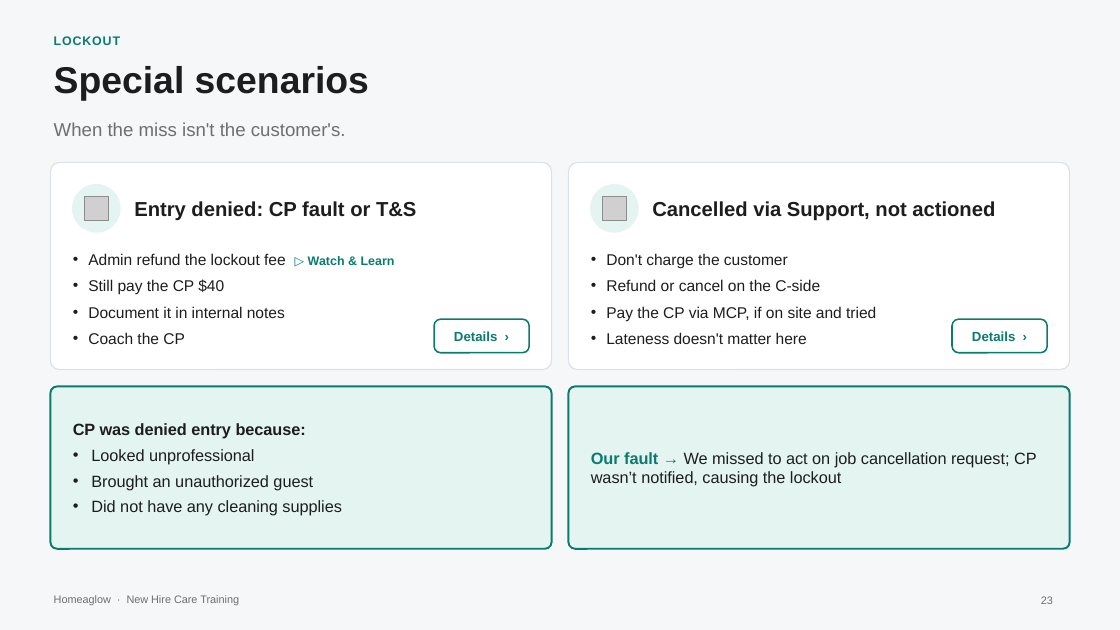
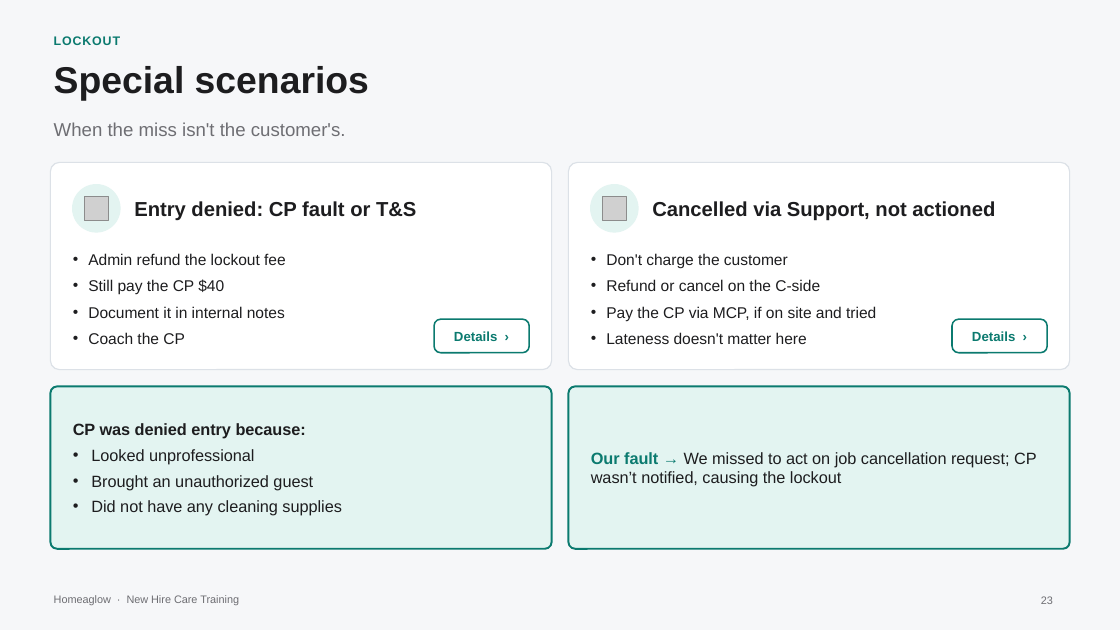
Before and after one commit to anjulimichelle/training, a slide deck: slide 23 of incorrect-info-lmc-lockout/incorrect-info-lmc-lockout.pptx. Drawn at 1120x630 pixels with LibreOffice and Linux fonts; fonts in the diff are those of the drawing; grey boxes stand for pictures. Boxes give left, top, right and bottom in pixels: in the first picture for what was removed or moved away, otherwise in the second. Text is boxed around its words. In the diff, an @@ line names an element or a change of style, - is before the commit and + after.

```diff
--- a/incorrect-info-lmc-lockout/incorrect-info-lmc-lockout.pptx
+++ b/incorrect-info-lmc-lockout/incorrect-info-lmc-lockout.pptx
@@ text removed at box(308, 256, 395, 265) @@
-▷ Watch & Learn
```
Also in this commit, not shown: 2 other slides changed, 1 slide removed, 3 other files.
